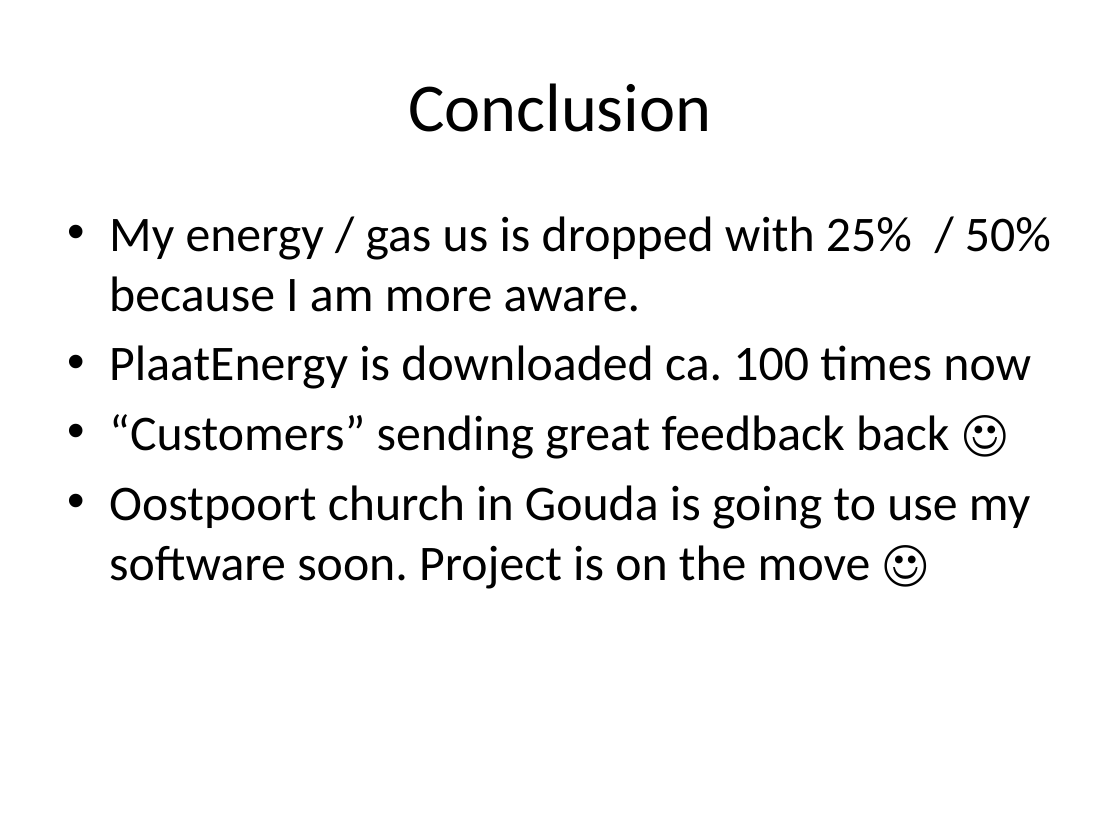
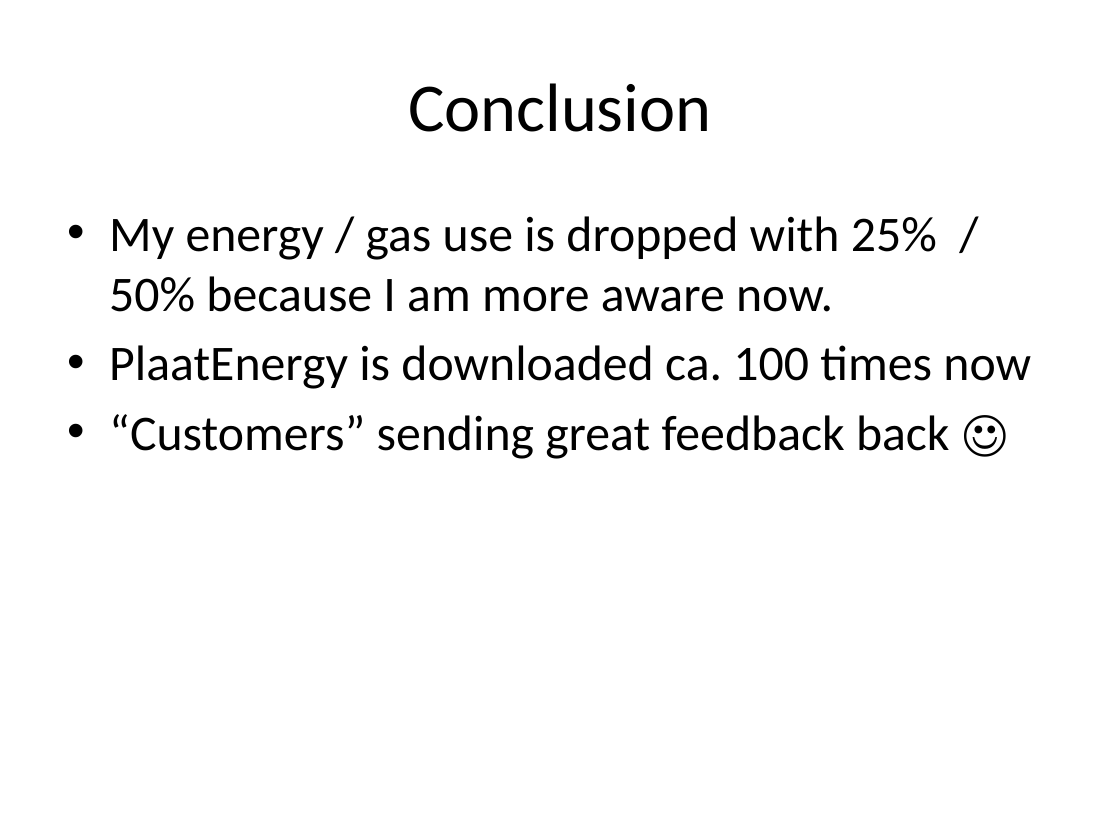
Before and after one commit to plaatsoft/plaatenergy, a slide deck: slide 22 of doc/ppt/PlaatEnergy Design.pptx. Drawn at 1120x840 pixels with LibreOffice and Linux fonts; fonts in the diff are those of the drawing. Boxes give left, top, right and bottom in pixels: in the first picture for what was removed or moved away, otherwise in the second. Text is boxed around its words. In the diff, an @@ line names an element or a change of style, - is before the commit and + after.

```diff
--- a/doc/ppt/PlaatEnergy Design.pptx
+++ b/doc/ppt/PlaatEnergy Design.pptx
@@ text at (109, 216, 937, 312): text changed @@
-• My energy / gas us is dropped with 25% / 50% because I am more aware.
+• My energy / gas use is dropped with 25% / 50% because I am more aware now.
@@ text at (109, 485, 1030, 589): paragraph removed @@
-• Oostpoort church in Gouda is going to use my software soon. Project is on the move ☺
```
Also in this commit, not shown: 10 other slides changed.
